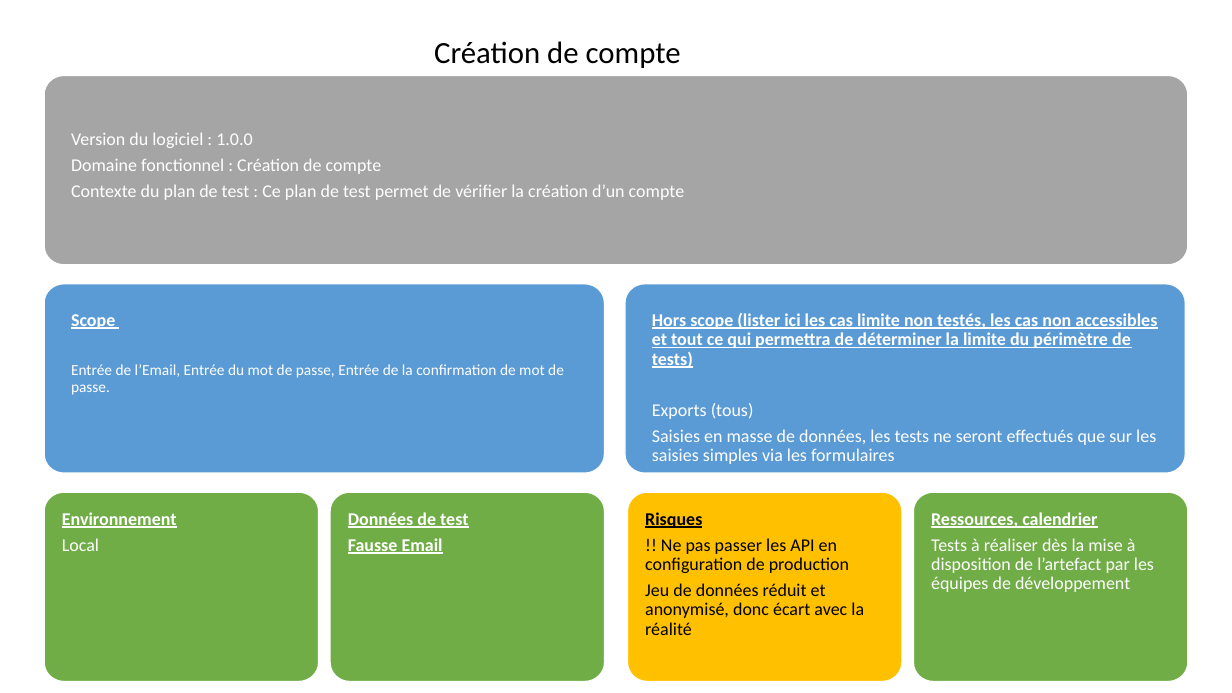
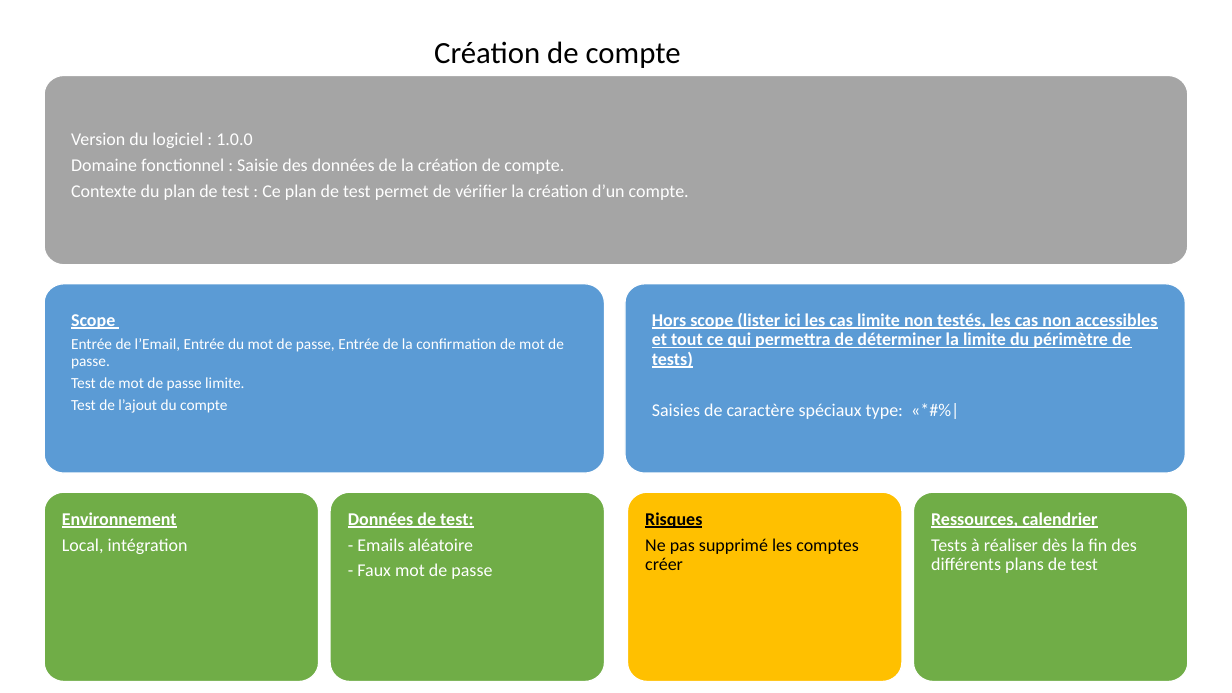
Before and after one commit to termimi/P_DevOps324-450, a slide deck: slide 1 of WIP/plan de test/planTestCreationDeCompte.pptx. Drawn at 1232x693 pixels with LibreOffice and Linux fonts; fonts in the diff are those of the drawing. Boxes give left, top, right and bottom in pixels: in the first picture for what was removed or moved away, otherwise in the second. Text is boxed around its words. In the diff, an @@ line names an element or a change of style, - is before the commit and + after.

Commit message:
[Doc] (plan de test): Ajout du plan de test de la création de compte

```diff
--- a/WIP/plan de test/planTestCreationDeCompte.pptx
+++ b/WIP/plan de test/planTestCreationDeCompte.pptx
@@ text in freeform shape at [71, 158, 689, 200]: text changed @@
-Domaine fonctionnel : Création de compte
-Contexte du plan de test : Ce plan de test permet de vérifier la création d’un compte
+Domaine fonctionnel : Saisie des données de la création de compte.
+Contexte du plan de test : Ce plan de test permet de vérifier la création d’un compte.
@@ text in freeform shape at [71, 377, 244, 413]: paragraphs added @@
+Test de mot de passe limite.
+Test de l’ajout du compte
@@ text in freeform shape at [652, 403, 903, 419]: text changed @@
-Exports (tous)
-Saisies en masse de données, les tests ne seront effectués que sur les saisies simples via les formulaires
+Saisies de caractère spéciaux type: «*#%|
@@ text in freeform shape at [62, 538, 188, 554]: text changed @@
-Local
+Local, intégration
@@ text in freeform shape at [348, 512, 492, 579]: text changed; bold off @@
-Données de test
-Fausse Email
+Données de test:
+- Emails aléatoire
+- Faux mot de passe
@@ text in freeform shape at [645, 538, 859, 570]: text changed @@
-!! Ne pas passer les API en configuration de production
-Jeu de données réduit et anonymisé, donc écart avec la réalité
+Ne pas supprimé les comptes créer
@@ text in freeform shape at [931, 538, 1136, 573]: text changed @@
-Tests à réaliser dès la mise à disposition de l’artefact par les équipes de développement
+Tests à réaliser dès la fin des différents plans de test
```
